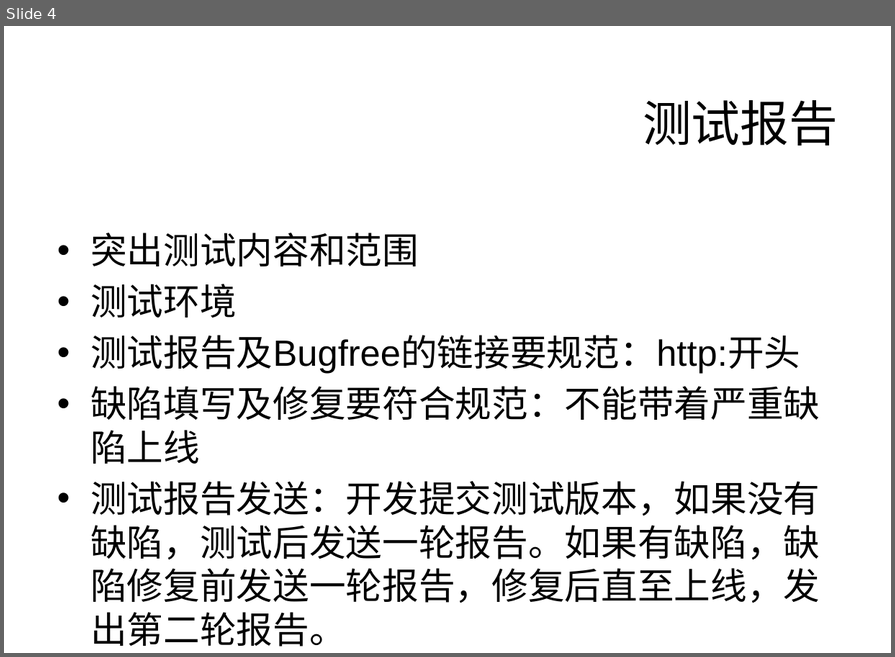
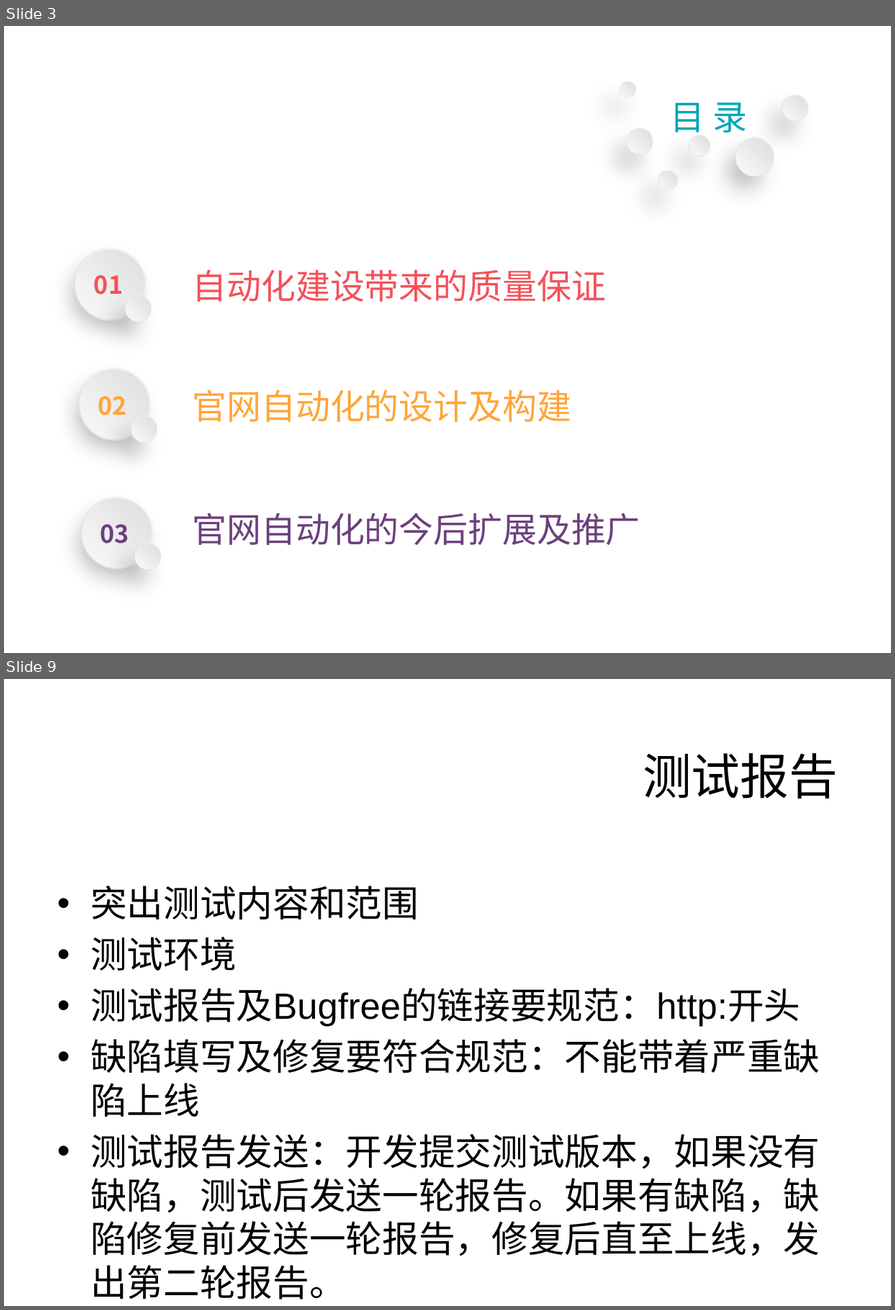
Before and after one commit to Mayi110/SSEWebAuto, a slide deck: 互联网技术部测试组文档.pptx. Shown one above the other, each under a label of ours: slide 4 before the commit, slides 3 and 9 after it; the slides between them are not shown. The pictures are 895x657 and 895x1310 pixels, drawn with LibreOffice and Linux fonts; fonts in the diff are those of the drawing; background and template pictures are left out. Boxes give left, top, right and bottom in pixels: in the first picture for what was removed or moved away, otherwise in the second. Text is boxed around its words. In the diff, an @@ line names an element or a change of style, - is before the commit and + after.

```diff
--- a/互联网技术部测试组文档.pptx
+++ b/互联网技术部测试组文档.pptx
@@ slide 3 added at <box>4,26,891,653</box>, background picture (left out) @@
@@ ellipse added at <box>617,79,638,101</box>, fill gradient #FFFFFF to #D9D9D9 @@
@@ ellipse added at <box>617,79,638,99</box>, fill gradient #D9D9D9 to #FEFEFE @@
@@ ellipse added at <box>777,90,813,127</box>, fill gradient #FFFFFF to #D9D9D9 @@
@@ text added at <box>671,102,747,133</box>, 28 pt, text #00A7B7 @@
+目 录
@@ ellipse added at <box>778,92,812,125</box>, fill gradient #D9D9D9 to #FEFEFE @@
@@ ellipse added at <box>622,123,658,159</box>, fill gradient #FFFFFF to #D9D9D9 @@
@@ ellipse added at <box>623,125,657,158</box>, fill gradient #D9D9D9 to #FEFEFE @@
@@ ellipse added at <box>685,131,714,160</box>, fill gradient #FFFFFF to #D9D9D9 @@
@@ ellipse added at <box>686,131,714,159</box>, fill gradient #D9D9D9 to #FEFEFE @@
@@ ellipse added at <box>728,130,781,184</box>, fill gradient #FFFFFF to #D9D9D9 @@
@@ ellipse added at <box>729,132,780,183</box>, fill gradient #D9D9D9 to #FEFEFE @@
@@ ellipse added at <box>654,167,681,194</box>, fill gradient #FFFFFF to #D9D9D9 @@
@@ ellipse added at <box>656,168,681,194</box>, fill gradient #D9D9D9 to #FEFEFE @@
@@ ellipse added at <box>61,236,160,335</box>, fill gradient #FFFFFF to #D9D9D9 @@
@@ ellipse added at <box>63,238,157,332</box>, fill gradient #D9D9D9 to #FEFEFE @@
@@ text added at <box>94,275,123,295</box>, 20 pt, text #F45159, bold @@
+01
@@ text added at <box>193,269,606,302</box>, 28 pt, text #F45159 @@
+自动化建设带来的质量保证
@@ ellipse added at <box>120,291,156,327</box>, fill gradient #FFFFFF to #D9D9D9 @@
@@ ellipse added at <box>121,291,155,325</box>, fill gradient #D9D9D9 to #FEFEFE @@
@@ ellipse added at <box>65,355,165,454</box>, fill gradient #FFFFFF to #D9D9D9 @@
@@ ellipse added at <box>68,358,162,452</box>, fill gradient #D9D9D9 to #FEFEFE @@
@@ text added at <box>193,390,571,422</box>, 28 pt, text #FFA538 @@
+官网自动化的设计及构建
@@ text added at <box>98,396,126,416</box>, 20 pt, text #FFA538, bold @@
+02
@@ ellipse added at <box>126,411,162,448</box>, fill gradient #FFFFFF to #D9D9D9 @@
@@ ellipse added at <box>127,412,161,446</box>, fill gradient #D9D9D9 to #FEFEFE @@
@@ ellipse added at <box>68,484,167,583</box>, fill gradient #FFFFFF to #D9D9D9 @@
@@ ellipse added at <box>70,486,164,580</box>, fill gradient #D9D9D9 to #FEFEFE @@
@@ text added at <box>193,513,640,545</box>, 28 pt, text #6C407D @@
+官网自动化的今后扩展及推广
@@ text added at <box>100,524,129,544</box>, 20 pt, text #6C407D, bold @@
+03
@@ ellipse added at <box>129,539,166,575</box>, fill gradient #FFFFFF to #D9D9D9 @@
@@ ellipse added at <box>131,539,165,573</box>, fill gradient #D9D9D9 to #FEFEFE @@
@@ what was slide 4 is now slide 9 @@
```
Also in this commit, not shown: 1 slide changed, 6 other slides added, 2 slides removed, 18 other files.
